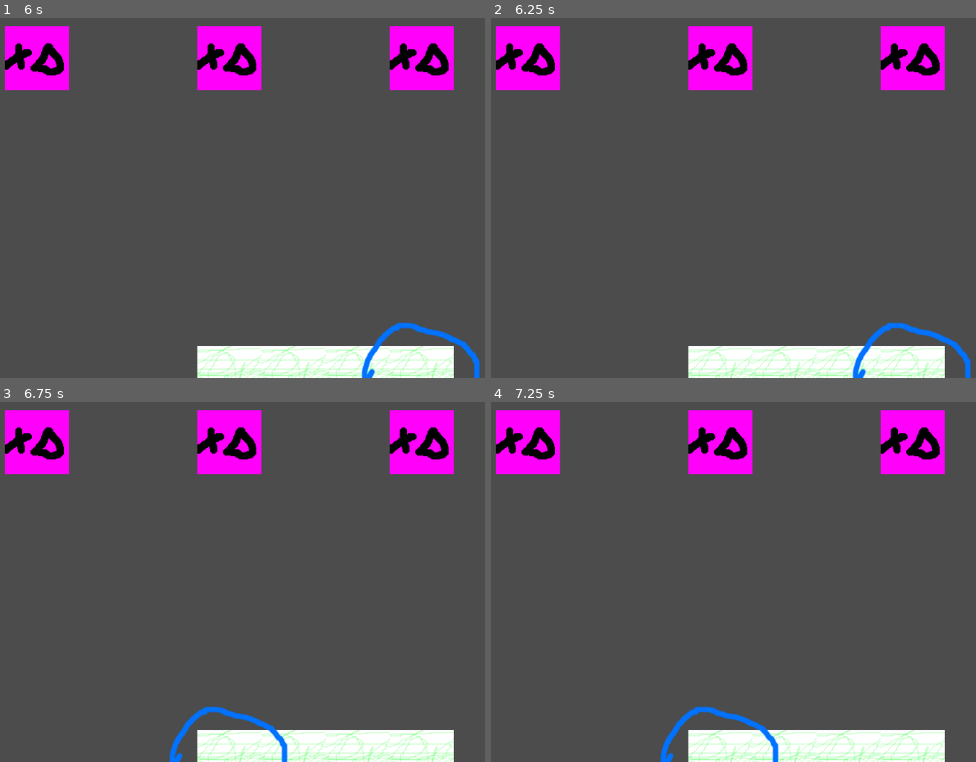
Above: before the commit, frames 1-4 (two rows, left to right).
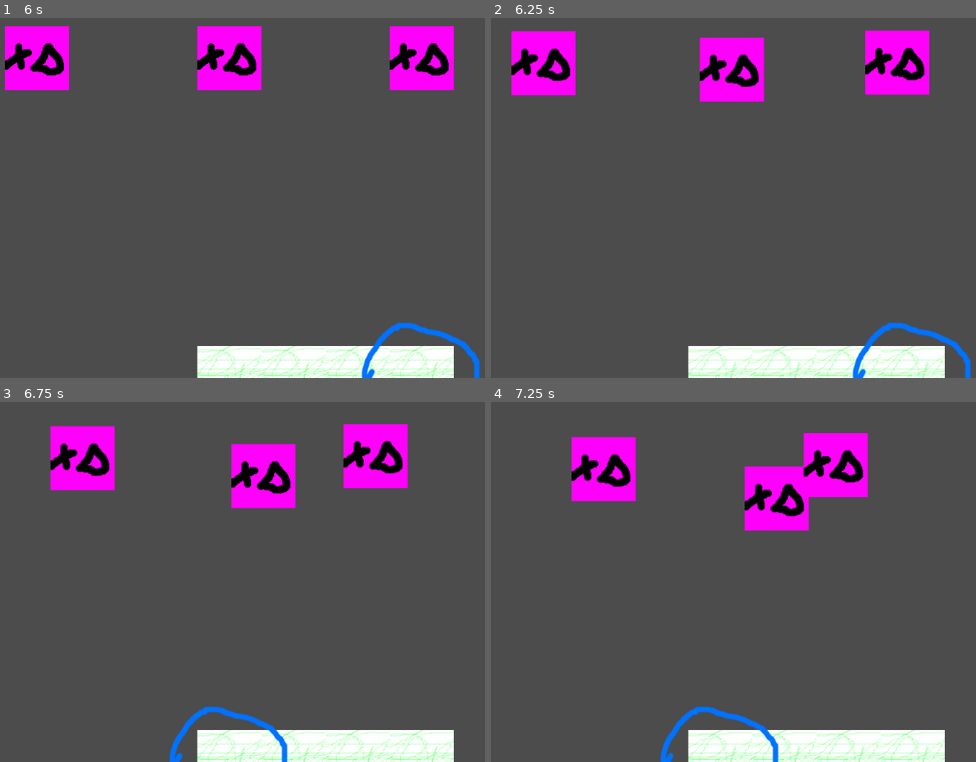
Above: after the commit, the same moments.

Repository: LubiePierogi/polyjam2020
Game: Godot game, scene res://MainScene.tscn
The game is run twice, just before and just after one commit, with the same random seed, the same clock (stepped at 60 frames per second) and the same inputs. Before the commit the project starts from res://Level.tscn.
Inputs (mouse positions are in pixels of both pictures, inside the frame that each line leads up to):
- Up to frame 1 (6 s): tap Enter at 0.5, 2, 3.5 s; move the mouse to (446, 165) at 0.52 s; tap Tab (ui_iteration) every 0.75 s from 0.6 to 5.85 s; click (446, 165) at 0.67 s; tap Space at 1.25, 2.75, 4.25 s; move the mouse to (169, 205) at 1.27 s; click (169, 205) at 1.42 s; move the mouse to (368, 100) at 2.02 s; click (368, 100) at 2.17 s; move the mouse to (266, 262) at 2.77 s; click (266, 262) at 2.92 s; move the mouse to (outside the picture) at 3.52 s; click (outside the picture) at 3.67 s; move the mouse to (101, 129) at 4.27 s; click (101, 129) at 4.42 s; move the mouse to (334, 187) at 5.02 s; click (334, 187) at 5.17 s; move the mouse to (203, 90) at 5.77 s; click (203, 90) at 5.92 s
- Up to frame 2 (6.25 s): no input
- Up to frame 3 (6.75 s): move the mouse to (446, 549) at 6.52 s; tap Tab (ui_iteration) at 6.6 s; click (446, 549) at 6.67 s
- Up to frame 4 (7.25 s): no input

Frame 1 is identical in both runs. In frame 2, 6.4% of the frame differs, in the area x 1-94%, y 2-24%; in frame 3, 12%; in frame 4, 14%, in the area x 1-94%, y 2-36%.

Commit message:
wywalenie printów

Diff:
--- a/galowie/Computer.gd
+++ b/galowie/Computer.gd
@@ -33,14 +33,6 @@
 func _process(delta):
 	pass
 
-func _on_Timer_timeout():
-	var i = 0
-	while i < len(units):
-		units[i].get_node("ZiomekBase").target_point = Vector2(\
-			rng.randf_range(100, 800) ,rng.randf_range(100, 800))
-		next_targets[i] = null
-		i = i + 1
-	return
 
 
 
@@ -48,3 +40,31 @@
 # Called every frame. 'delta' is the elapsed time since the previous frame.
 #func _process(delta):
 #	pass
+
+func plan_next_turn():
+	var i = 0
+	while i < len(units):
+		next_targets[i] = Vector2(\
+			rng.randf_range(100.0, 800.0),\
+			rng.randf_range(100.0, 400.0) \
+		)
+		i += 1
+
+
+func on_signal_start_turn():
+	plan_next_turn()
+	var i = 0
+	while i < len(units):
+		var ziomek = units[i].get_node("ZiomekBase")
+		ziomek.set_target(next_targets[i])
+		ziomek.set_animated(true)
+		next_targets[i] = null
+		i += 1
+
+func on_signal_finish_turn():
+	var i = 0
+	while i < len(units):
+		var ziomek = units[i].get_node("ZiomekBase")
+		ziomek.set_target(null)
+		ziomek.set_animated(false)
+		i += 1
--- a/galowie/Level.tscn
+++ b/galowie/Level.tscn
@@ -11,6 +11,7 @@
 script = ExtResource( 4 )
 
 [node name="Timer" type="Timer" parent="."]
+wait_time = 3.0
 autostart = true
 script = ExtResource( 1 )
 
@@ -19,6 +20,8 @@
 
 [node name="Computer" parent="." instance=ExtResource( 5 )]
 script = ExtResource( 6 )
-[connection signal="timeout" from="Timer" to="Player" method="_on_Timer_timeout"]
-[connection signal="timeout" from="Timer" to="Computer" method="_on_Timer_timeout"]
+[connection signal="EnemyTurn" from="Timer" to="Player" method="on_signal_finish_turn"]
+[connection signal="EnemyTurn" from="Timer" to="Computer" method="on_signal_start_turn"]
+[connection signal="PlayerTurn" from="Timer" to="Player" method="on_signal_start_turn"]
+[connection signal="PlayerTurn" from="Timer" to="Computer" method="on_signal_finish_turn"]
 [connection signal="timeout" from="Timer" to="Timer" method="_on_Timer_timeout"]
--- /dev/null
+++ b/galowie/MainScene.tscn
@@ -0,0 +1,7 @@
+[gd_scene load_steps=2 format=2]
+
+[ext_resource path="res://Level.tscn" type="PackedScene" id=1]
+
+[node name="MainScene" type="Node2D"]
+
+[node name="Level" parent="." instance=ExtResource( 1 )]
--- a/galowie/Player.gd
+++ b/galowie/Player.gd
@@ -79,28 +79,19 @@
 
 # Called when the node enters the scene tree for the first time.
 func _ready():
-	units.push_back("xddddd")
-	units.push_back("12321")
-	units.push_back(10000)
-	print("jabłuszka xd")
-	print(units)
-	units.clear()
 	create_unit(Gal).get_node("ZiomekBase").position = Vector2(400,600)
 	create_unit(Gal).get_node("ZiomekBase").position = Vector2(500,600)
 	create_unit(Gal).get_node("ZiomekBase").position = Vector2(600,600)
 	create_unit(Gal).get_node("ZiomekBase").position = Vector2(700,600)
 	#add_unit(get_node("../Reperix"))
 	#add_unit(get_node("../Almostherix"))
-	print(units)
 
 
 func ogarnij_input():
 	if (Input.is_action_just_pressed("ui_iteration")):
 		iterate_selection()
 	if (Input.is_mouse_button_pressed(BUTTON_RIGHT)):
-		print("xd")
 		if selected_unit > -1 && selected_unit < len(units):
-			print("xdd")
 			next_targets[selected_unit] = get_viewport().get_mouse_position()
 
 func iterate_selection():
@@ -108,7 +99,6 @@
 		selected_unit = (selected_unit + 1) % len(units)
 	else:
 		selected_unit = -1
-	print(selected_unit)
 
 # Called every frame. 'delta' is the elapsed time since the previous frame.
 func _process(delta):
@@ -118,11 +108,9 @@
 
 func _on_Timer_timeout():
 	var i = 0
-	print("ewriopoewrpiorwe")
 	while i < len(units):
 		units[i].get_node("ZiomekBase").target_point = next_targets[i]
 		next_targets[i] = null
-		print("hahahahahahaha")
 		i = i + 1
 	return
 
@@ -142,11 +130,3 @@
 		ziomek.set_target(null)
 		ziomek.set_animated(false)
 		i += 1
-
-	vec1 = get_node("../Reperix").get_position()
-	vec1 = vecklik - vec1
-	get_node("../Reperix/ZiomekBase").target_point = vec1
-	vec1=get_node("../Almostherix").get_position()
-	vec1= vecklik - vec1
-	get_node("../Almostherix/ZiomekBase").target_point = vec1
-	pass # Replace with function body.
--- a/galowie/project.godot
+++ b/galowie/project.godot
@@ -16,7 +16,7 @@
 [application]
 
 config/name="Galowie"
-run/main_scene="res://Level.tscn"
+run/main_scene="res://MainScene.tscn"
 config/icon="res://icon.png"
 
 [input]
